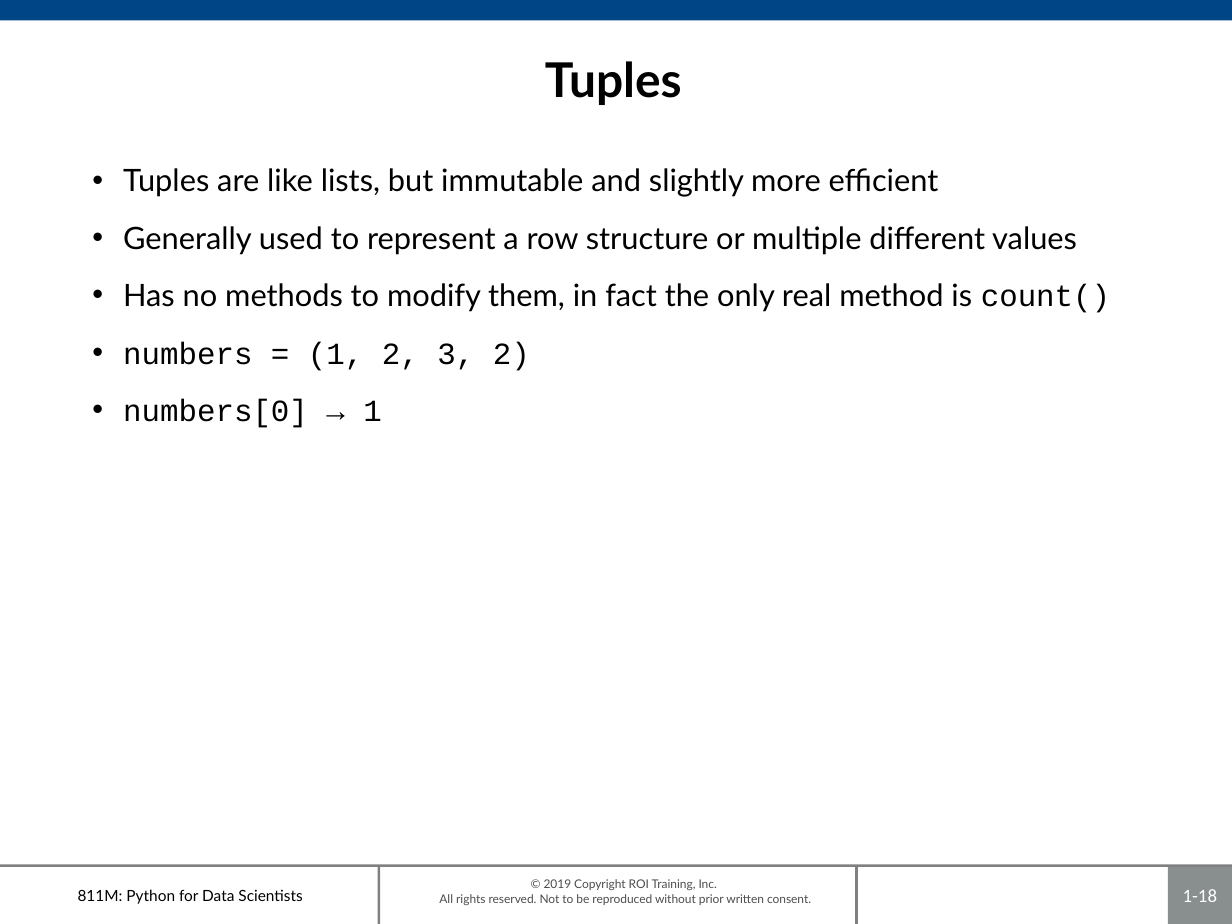
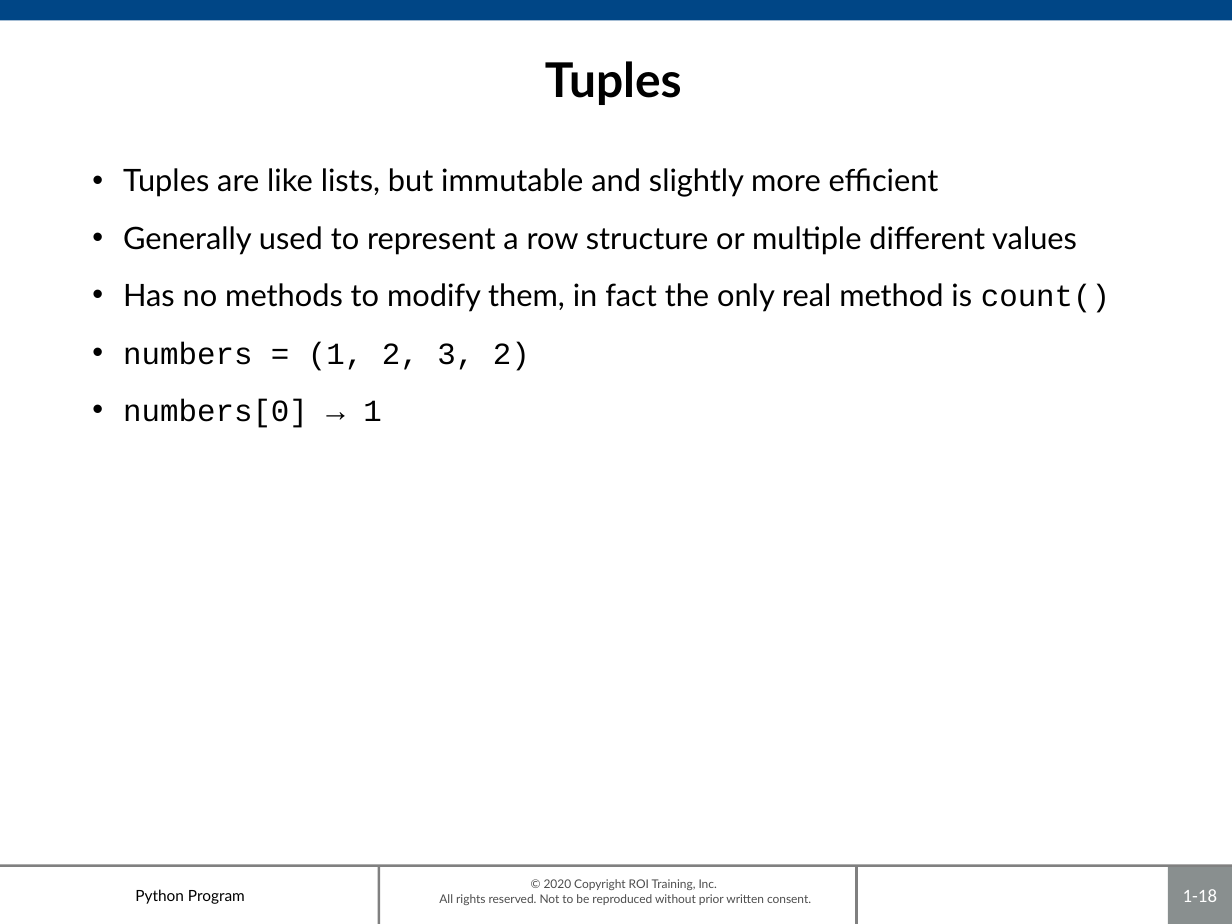
Before and after one commit to roitraining/PythonProgram, a slide deck: slide 18 of Day1-Overview/Ch01-ToolsetOverview.pptx. Drawn at 1232x924 pixels with LibreOffice and Linux fonts; fonts in the diff are those of the drawing; background and template pictures are left out. Boxes give left, top, right and bottom in pixels: in the first picture for what was removed or moved away, otherwise in the second. Text is boxed around its words. In the diff, an @@ line names an element or a change of style, - is before the commit and + after.

```diff
--- a/Day1-Overview/Ch01-ToolsetOverview.pptx
+++ b/Day1-Overview/Ch01-ToolsetOverview.pptx
@@ text at <box>135,889,245,904</box>: text changed @@
-811M: Python for Data Scientists
+Python Program
@@ text at <box>439,879,811,905</box>: text changed @@
-© 2019 Copyright ROI Training, Inc.
-All rights reserved. Not to be reproduced without prior written consent.
+© 2020 Copyright ROI Training, Inc.
+All rights reserved. Not to be reproduced without prior written consent.
```
Also in this commit, not shown: 34 other slides changed, 3 other files.
